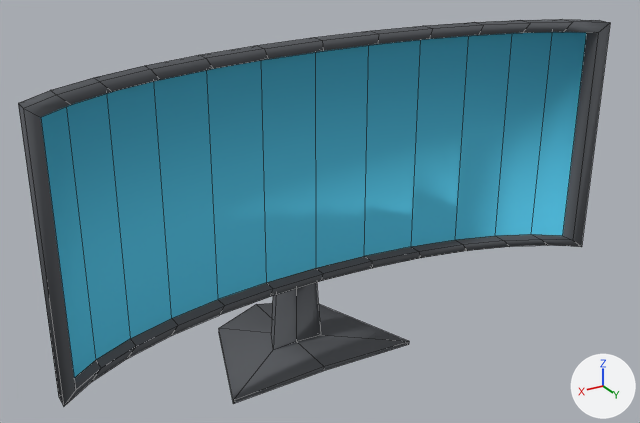
The Blender file Assets/Graphismes/Modèles/Props/Screen/screen.blend: old version first, new version second.
One viewpoint serves both versions: a 50 mm lens placed at (3.21, 2.88, 3.07), pointed at (1.07, -0.69, 1.28). The lights are fixed; the arrows at lower right show +X, +Y and +Z. Mesh edges are drawn as thin lines.
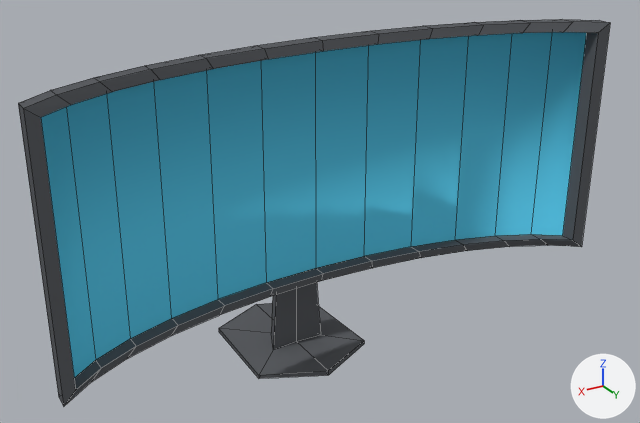
Boxes [x1, y1, x2, y2] around the edits, measured in the pictures (640 x 423 px; the box of a moved part takes in the faces that stretch with it):
part 1 of me_circle, moved or reshaped
    before: [219, 304, 409, 404]
    after: [219, 307, 364, 379]
part 2 of me_circle, shading changed
    both: [18, 20, 610, 406]

The change, as a diff of the scene's bpy script:
```diff
--- a/Assets/Graphismes/Modèles/Props/Screen/screen.blend.py
+++ b/Assets/Graphismes/Modèles/Props/Screen/screen.blend.py
@@ me_circle @@
 me_circle.from_pydata(...)  # 176 vertices, 172 faces; spans x -1.44..1.44, y -1.63..-0.48, z 0.73..2.49
 # used by ob_circle; location = (1.137, 0.309, -0.297)
-me_circle.vertices[164].co = (0.54, -0.83, 0.75)  # pixel (233, 400)
-me_circle.vertices[166].co = (0.0, -0.85, 0.76)  # pixel (323, 366)
-me_circle.vertices[167].co = (-0.54, -0.83, 0.75)  # pixel (409, 341)
-me_circle.vertices[171].co = (0.54, -0.83, 0.73)  # pixel (233, 403)
-me_circle.vertices[173].co = (0.0, -0.85, 0.73)  # pixel (323, 370)
-me_circle.vertices[174].co = (-0.54, -0.83, 0.73)  # pixel (408, 344)
+# me_circle part 1
+me_circle.vertices[164].co = (0.33, -0.96, 0.75)  # pixel (258, 375)
+me_circle.vertices[166].co = (0.0, -0.8, 0.76)  # pixel (328, 370)
+me_circle.vertices[167].co = (-0.33, -0.96, 0.75)  # pixel (364, 340)
+me_circle.vertices[171].co = (0.33, -0.96, 0.73)  # pixel (258, 378)
+me_circle.vertices[173].co = (0.0, -0.8, 0.73)  # pixel (328, 375)
+me_circle.vertices[174].co = (-0.33, -0.96, 0.73)  # pixel (364, 343)
+# me_circle part 2: 160 of the faces centred in x -1.44..1.44, y -1.57..-0.49, z 0.73..2.49 are now shaded flat
 me_circle.materials.append(mat_material_004)
```
